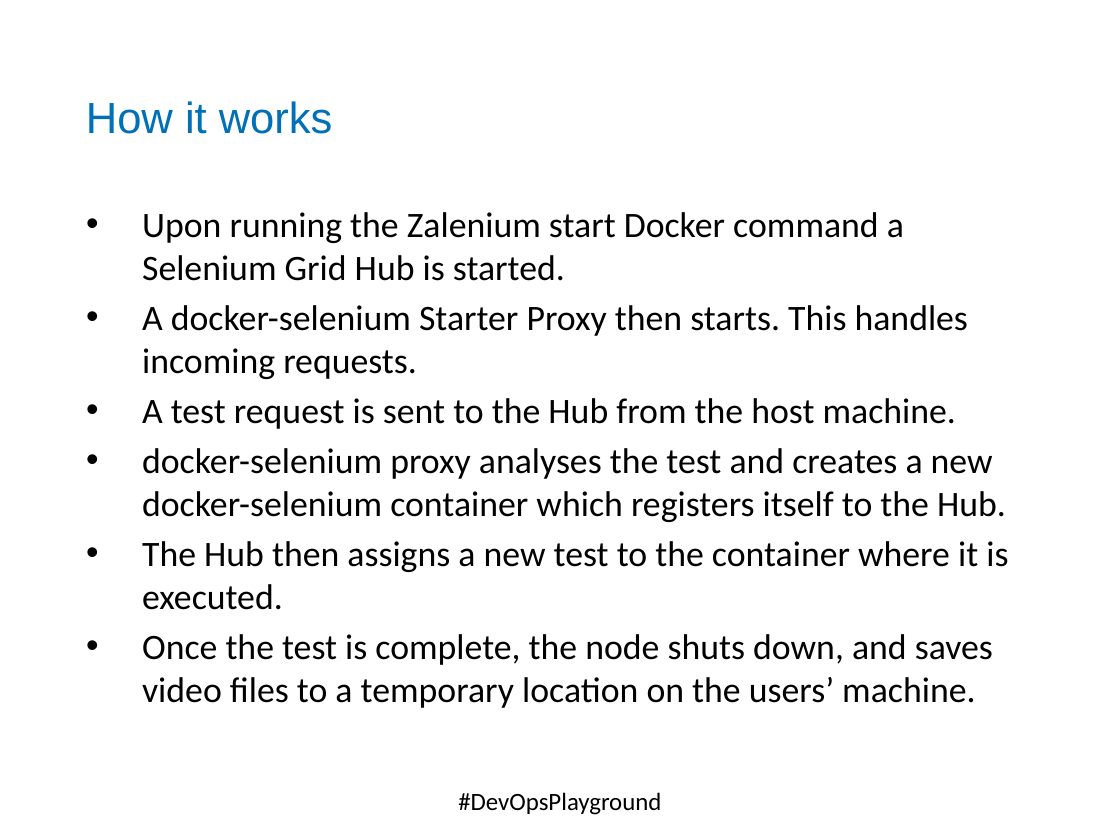
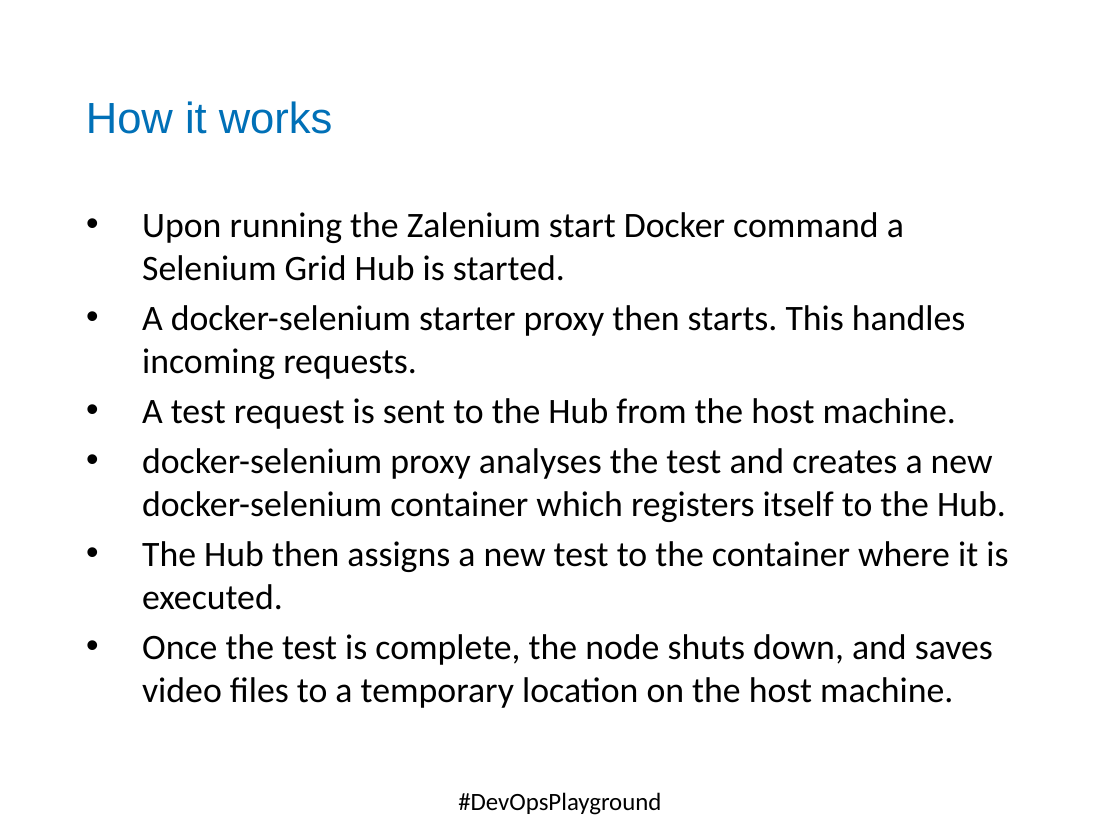
Before and after one commit to DevOpsPlayground/Hands-on-with-Selenium-Auto-Scaling-using-Docker-and-Zalenium, a slide deck: slide 8 of ECS_Digital_Template.pptx. Drawn at 1120x840 pixels with LibreOffice and Linux fonts; fonts in the diff are those of the drawing; background and template pictures are left out. Boxes give left, top, right and bottom in pixels: in the first picture for what was removed or moved away, otherwise in the second. Text is boxed around its words. In the diff, an @@ line names an element or a change of style, - is before the commit and + after.

```diff
--- a/ECS_Digital_Template.pptx
+++ b/ECS_Digital_Template.pptx
@@ text at (x1=142, y1=305, x2=965, y2=379): text changed @@
-• A docker-selenium Starter Proxy then starts. This handles incoming requests.
+• A docker-selenium starter proxy then starts. This handles incoming requests.
@@ text at (x1=142, y1=634, x2=993, y2=708): text changed @@
-• Once the test is complete, the node shuts down, and saves video files to a temporary location on the users’ machine.
+• Once the test is complete, the node shuts down, and saves video files to a temporary location on the host machine.
```
Also in this commit, not shown: 4 other slides changed, 1 slide added.
